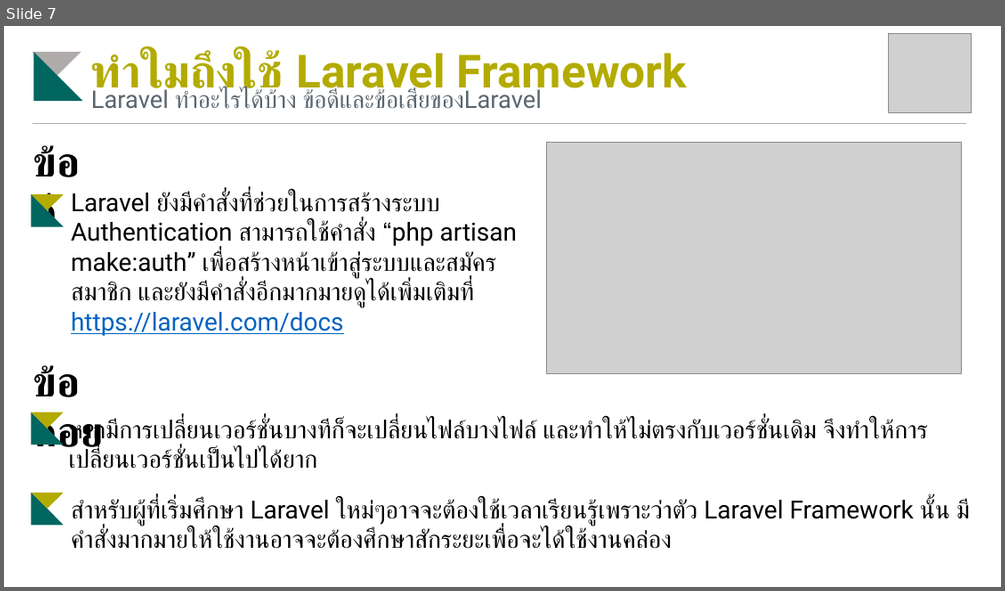
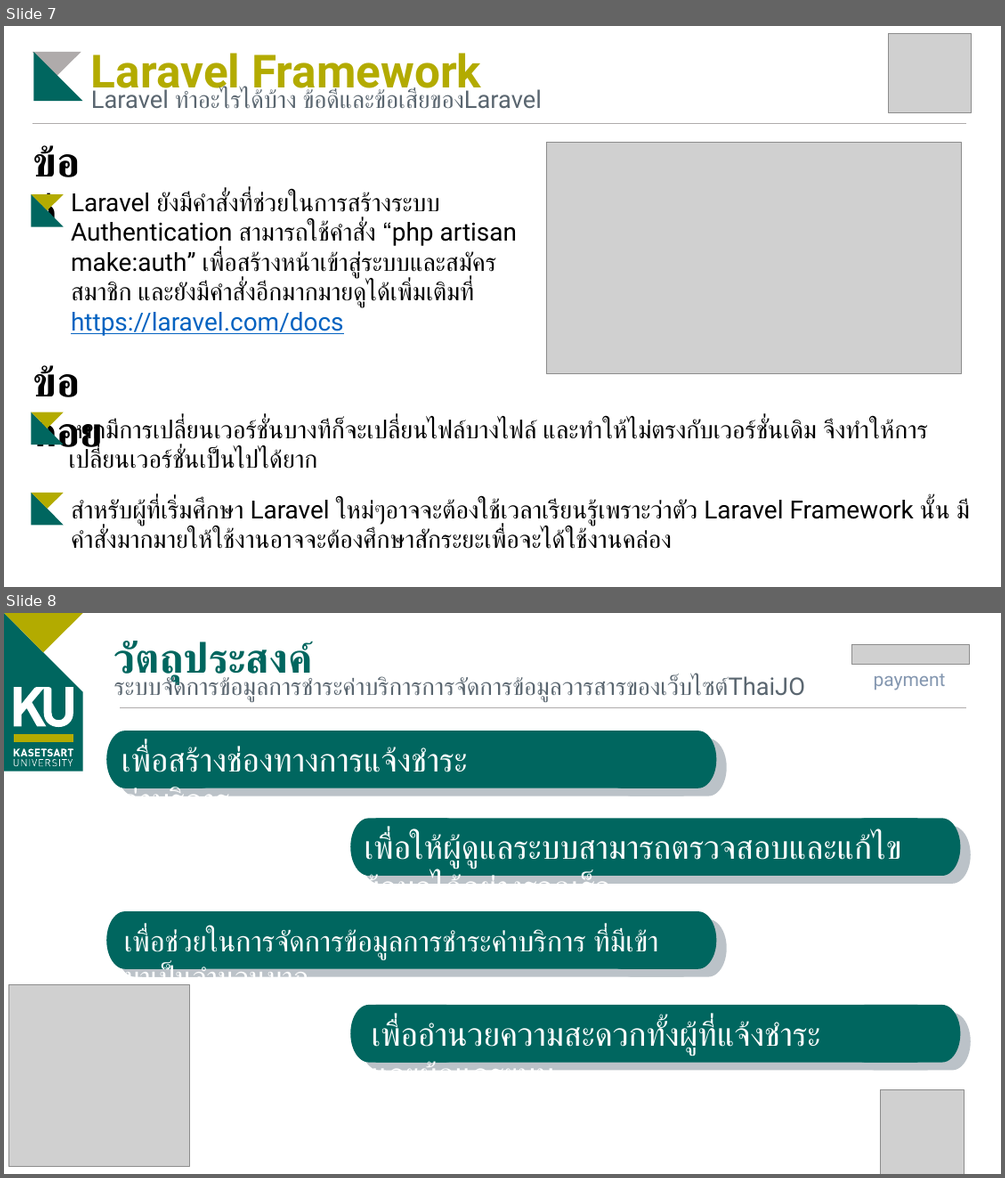
Before and after one commit to Somnuek124/Internship, a slide deck: LARAVEL FRAMEWORK Present.pptx. Shown one above the other, each under a label of ours: slide 7 before the commit, slides 7 and 8 after it. The pictures are 1005x591 and 1005x1178 pixels, drawn with LibreOffice and Linux fonts; fonts in the diff are those of the drawing; grey boxes stand for pictures. Boxes give left, top, right and bottom in pixels: in the first picture for what was removed or moved away, otherwise in the second. Text is boxed around its words. In the diff, an @@ line names an element or a change of style, - is before the commit and + after.

```diff
--- a/LARAVEL FRAMEWORK Present.pptx
+++ b/LARAVEL FRAMEWORK Present.pptx
@@ slide 8 added at [4,613,1001,1174], background #FFFFFF @@
@@ title added at [114,641,313,684], 39.6 pt, text #00665F, bold @@
+วัตถุประสงค์
@@ picture added at [852,644,970,665] @@
@@ group added at [4,613,83,771]: 21 freeform shapes, 1 right triangle, 1 triangle, 1 rectangle @@
@@ text added at [114,676,805,702], 23.4 pt, text #5A6670 @@
+ระบบจัดการข้อมูลการชำระค่าบริการการจัดการข้อมูลวารสารของเว็บไซต์ThaiJO
@@ text added at [874,674,946,690], 18 pt, text #8497B0 @@
+payment
@@ line added from (120, 707) to (966, 707), #AFABAB 0.5 pt @@
@@ text added at [121,746,468,796], 32 pt, text #FFFFFF @@
+เพื่อสร้างช่องทางการแจ้งชำระค่าบริการ
@@ group added at [106,730,727,796]: 4 pill shapes, 2 rectangles @@
@@ group added at [350,818,971,884]: 4 pill shapes, 2 rectangles @@
@@ text added at [364,833,902,884], 32 pt, text #FFFFFF @@
+เพื่อให้ผู้ดูแลระบบสามารถตรวจสอบและแก้ไขข้อมูลได้อย่างรวดเร็ว
@@ text added at [124,928,659,995], 28 pt, text #FFFFFF @@
+เพื่อช่วยในการจัดการข้อมูลการชำระค่าบริการ ที่มีเข้ามาเป็นจำนวนมาก
@@ group added at [106,911,727,977]: 4 pill shapes, 2 rectangles @@
@@ picture added at [8,985,189,1166] @@
@@ group added at [350,1005,971,1070]: 4 pill shapes, 2 rectangles @@
@@ text added at [372,1020,821,1070], 32 pt, text #FFFFFF @@
+เพื่ออำนวยความสะดวกทั้งผู้ที่แจ้งชำระ และผู้ดูแลระบบ
@@ picture added at [881,1090,964,1174] @@
@@ slide 7 changed as well @@
@@ title at [91,53,481,98]: text changed @@
-ทำใมถึงใช้ Laravel Framework
+Laravel Framework
```
Also in this commit, not shown: 20 other slides changed, 1 other slide added, 2 other files.
